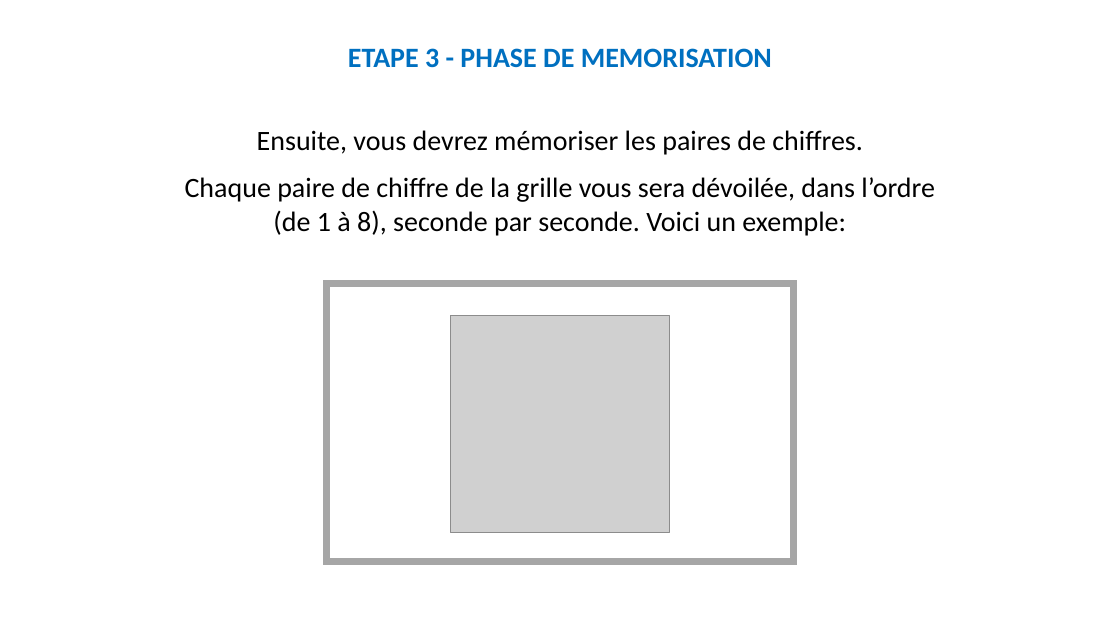
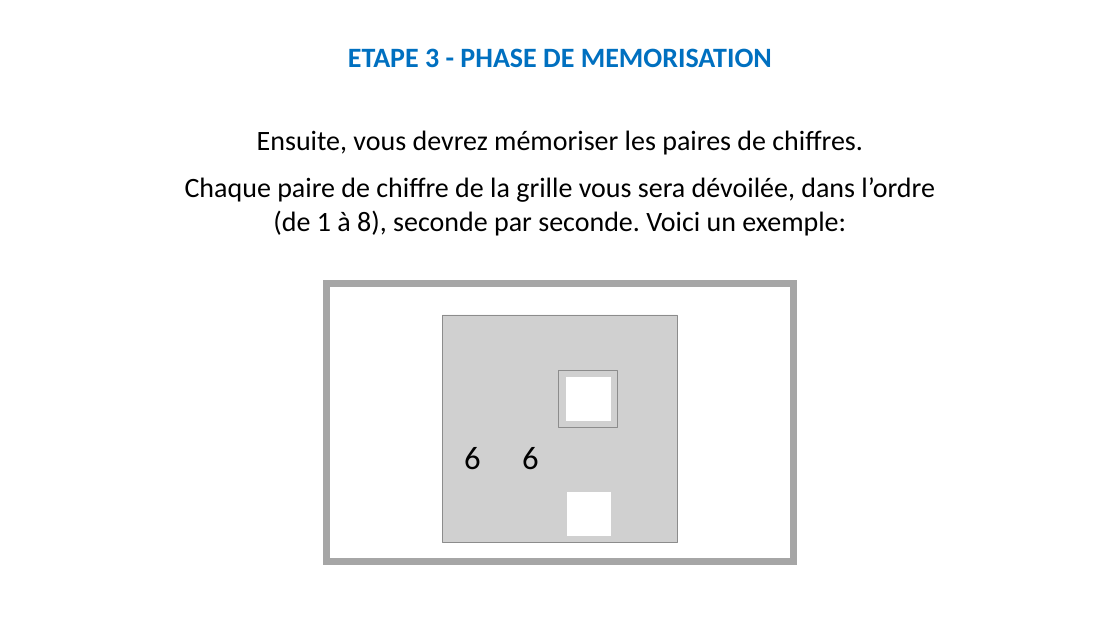
Before and after one commit to MBB-team/Online_Testing, a slide deck: slide 20 of src/SE_ELAN/Stimuli/Instructions_Rewarded.pptx. Drawn at 1120x630 pixels with LibreOffice and Linux fonts; fonts in the diff are those of the drawing; grey boxes stand for pictures. Boxes give left, top, right and bottom in pixels: in the first picture for what was removed or moved away, otherwise in the second. Text is boxed around its words. In the diff, an @@ line names an element or a change of style, - is before the commit and + after.

```diff
--- a/src/SE_ELAN/Stimuli/Instructions_Rewarded.pptx
+++ b/src/SE_ELAN/Stimuli/Instructions_Rewarded.pptx
@@ text added at (x1=464, y1=447, x2=481, y2=470), 28 pt, text #000000 @@
+6
@@ text added at (x1=522, y1=447, x2=539, y2=470), 28 pt, text #000000 @@
+6
@@ group added at (x1=443, y1=315, x2=677, y2=543): 2 pictures, 2 rectangles @@
```
Also in this commit, not shown: 14 other slides changed, 2 other files.
